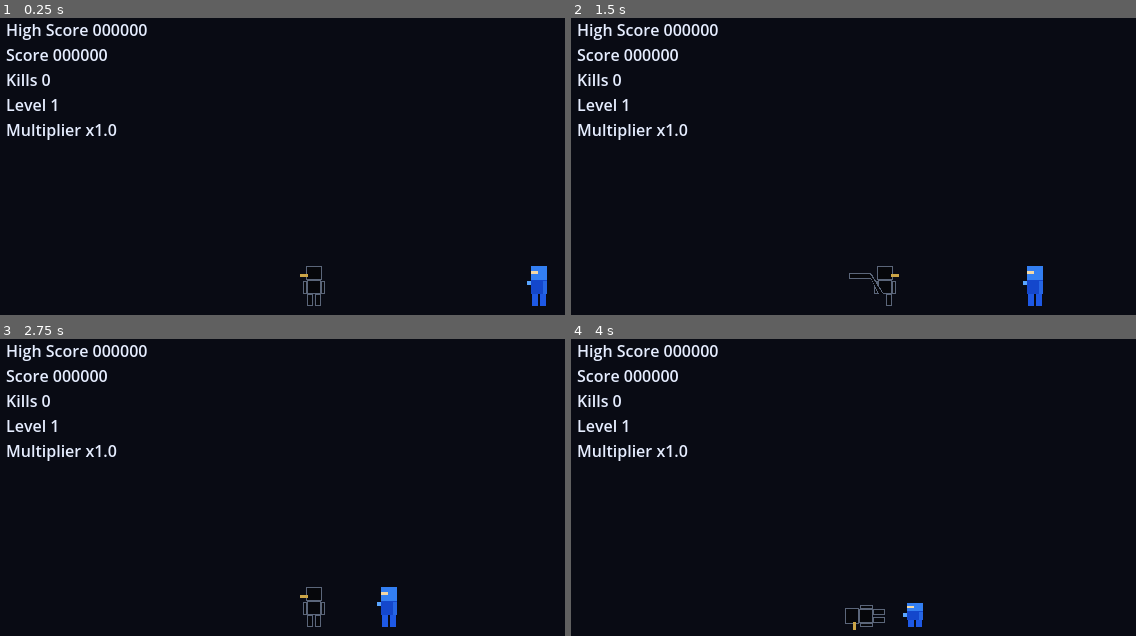
Above: before the commit, frames 1-4 (two rows, left to right).
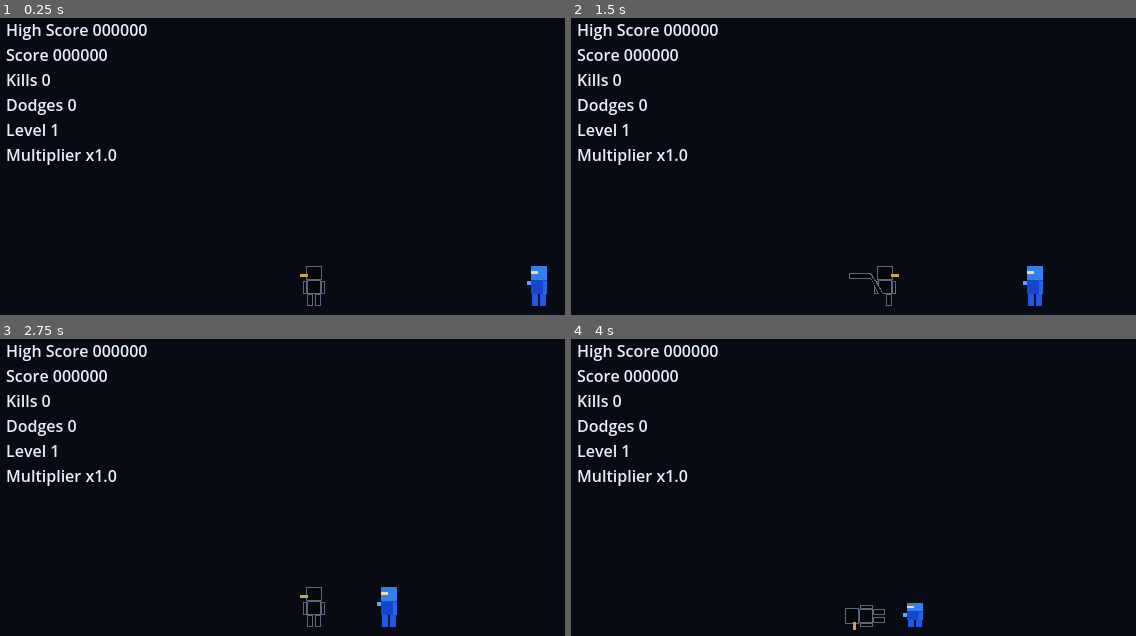
Above: after the commit, the same moments.

Repository: selymax79/Moonfall-Dojo
Game: Godot game, scene res://scenes/main.tscn
The game is run twice, just before and just after one commit, with the same random seed, the same clock (stepped at 60 frames per second) and the same inputs.
Inputs:
- Up to frame 1 (0.25 s): no input
- Up to frame 2 (1.5 s): hold Right (turn_right) 0.53-1.28 s; hold Down (duck) 0.53-1.28 s; tap Up (jump) at 0.77 s; hold Left (turn_left) from 1.28 s (still down); tap X (kick) at 1.35 s
- Up to frame 3 (2.75 s): tap Up (jump) at 1.52 s; release Left (turn_left) at 2.03 s; hold Right (turn_right) from 2.03 s (still down); hold Z (punch) from 2.03 s (still down)
- Up to frame 4 (4 s): release Z (punch) at 2.78 s; tap Down (duck) at 2.85 s; tap Up (jump) at 3.02, 3.77 s; release Right (turn_right) at 3.53 s; hold Left (turn_left) from 3.53 s (still down); hold X (kick) from 3.53 s (still down)

The runs differ from the first frame. In frame 1, 1.1% of the frame differs, in the area x 1-21%, y 27-50%; in frame 2, 1.1%; in frame 3, 1.1%; in frame 4, 1.1%.

Commit message:
Add dodge scoring and handled-threat progression

Diff:
--- a/scenes/main.tscn
+++ b/scenes/main.tscn
@@ -40,6 +40,13 @@
 theme_override_font_sizes/font_size = 16
 text = "Kills 0"
 
+[node name="DodgesLabel" type="Label" parent="HUD/RunStats"]
+layout_mode = 2
+mouse_filter = 2
+theme_override_colors/font_color = Color(0.9, 0.93, 1, 1)
+theme_override_font_sizes/font_size = 16
+text = "Dodges 0"
+
 [node name="LevelLabel" type="Label" parent="HUD/RunStats"]
 layout_mode = 2
 mouse_filter = 2
--- a/scripts/barrel.gd
+++ b/scripts/barrel.gd
@@ -1,5 +1,5 @@
 ## A rolling floor obstacle. Main advances Player first, then movement and direct collision queries.
-## It is not an Assassin: Main never sends Player attacks here, and passage awards no points yet.
+## Main never sends Player attacks here; it awards a Dodge and score once when safe passage completes.
 ## The scene's 7 px radius and 0.75 s Jump give about 195 ms of theoretical input opportunity at 60 px/s.
 extends Area2D
 
--- a/scripts/main.gd
+++ b/scripts/main.gd
@@ -12,12 +12,13 @@
 const MAX_APPROACH_SPEED: float = 100.0
 # A brief breathing space after a kill or completed Barrel passage; negative means no spawn is pending.
 const NEXT_SPAWN_DELAY: float = 0.85
-const POINTS_PER_KILL: int = 100
+const POINTS_PER_THREAT: int = 100
 const HANDLED_THREATS_PER_LEVEL: int = 4
 const HIGH_SCORE_PATH: String = "user://high_score.cfg"
 var high_score: int = 0
 var score: int = 0
 var kills: int = 0
+var dodges: int = 0
 # Supply before _ready() for a future higher-level start; progression stays relative to this run.
 var run_start_level: int = 1
 var level: int = 1
@@ -30,6 +31,7 @@
 @onready var high_score_label: Label = $HUD/RunStats/HighScoreLabel
 @onready var score_label: Label = $HUD/RunStats/ScoreLabel
 @onready var kills_label: Label = $HUD/RunStats/KillsLabel
+@onready var dodges_label: Label = $HUD/RunStats/DodgesLabel
 @onready var level_label: Label = $HUD/RunStats/LevelLabel
 @onready var multiplier_label: Label = $HUD/RunStats/MultiplierLabel
 
@@ -73,6 +75,7 @@
 	high_score_label.text = "High Score %06d" % high_score
 	score_label.text = "Score %06d" % score
 	kills_label.text = "Kills %d" % kills
+	dodges_label.text = "Dodges %d" % dodges
 	level_label.text = "Level %d" % level
 	var half_units: int = get_multiplier_half_units()
 	# Integer quotient and remainder display exact halves with one decimal place.
@@ -85,6 +88,25 @@
 	# Truncation intentionally counts only complete groups of three levels.
 	@warning_ignore("integer_division")
 	return 2 + (level - run_start_level) / 3
+
+
+## Reward a gameplay success before its encounter branch releases the active threat.
+## Score first so a Level-boundary threat still earns the old multiplier; cosmetics never call this.
+func award_successful_threat(threat_type: ThreatType) -> void:
+	var half_units: int = get_multiplier_half_units()
+	@warning_ignore("integer_division")
+	score += (POINTS_PER_THREAT * half_units) / 2
+	if score > high_score:
+		high_score = score
+		save_high_score()
+	if threat_type == ThreatType.BARREL:
+		dodges += 1
+	else:
+		kills += 1
+	var handled_threats: int = kills + dodges
+	@warning_ignore("integer_division")
+	level = run_start_level + handled_threats / HANDLED_THREATS_PER_LEVEL
+	update_hud()
 
 
 ## Temporary development convenience: reload the whole scene, even during actions or death.
@@ -135,7 +157,8 @@
 		if player.is_dead:
 			spawn_countdown = -1.0
 		elif active_threat.is_complete:
-			# Barrel dodges currently end encounters without score, counters or save writes.
+			# Reward passage once, independently of the Barrel's remaining cosmetic lifetime.
+			award_successful_threat(active_threat_type)
 			active_threat = null
 			spawn_countdown = NEXT_SPAWN_DELAY
 		return
@@ -143,20 +166,7 @@
 	# Player hits always resolve first, including simultaneous valid strikes.
 	player.resolve_attack(active_threat)
 	if active_threat.is_dead:
-		# Award once here before clearing the reference, independently of deferred node removal.
-		# Score before advancing Level: the completion kill uses the old multiplier.
-		var half_units: int = get_multiplier_half_units()
-		@warning_ignore("integer_division")
-		score += (POINTS_PER_KILL * half_units) / 2
-		# Observe the awarded score before progression; equality never rewrites the record.
-		if score > high_score:
-			high_score = score
-			save_high_score()
-		kills += 1
-		# Only kills advance Level for now; Barrel dodges deliberately do not contribute yet.
-		@warning_ignore("integer_division")
-		level = run_start_level + kills / HANDLED_THREATS_PER_LEVEL
-		update_hud()
+		award_successful_threat(active_threat_type)
 		# The flag is immediate; queue_free() happens later. Start counting on the next tick.
 		active_threat = null
 		spawn_countdown = NEXT_SPAWN_DELAY
